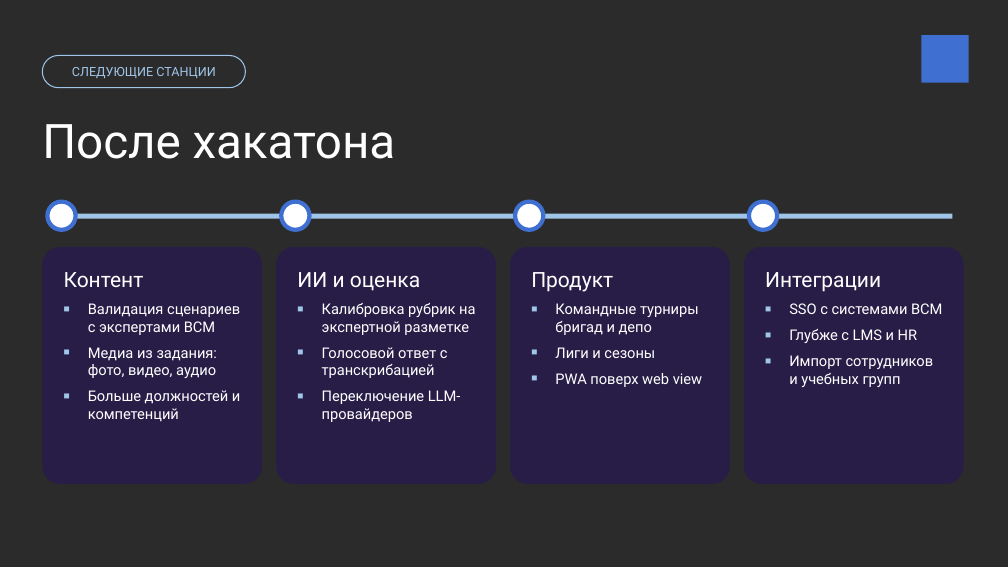
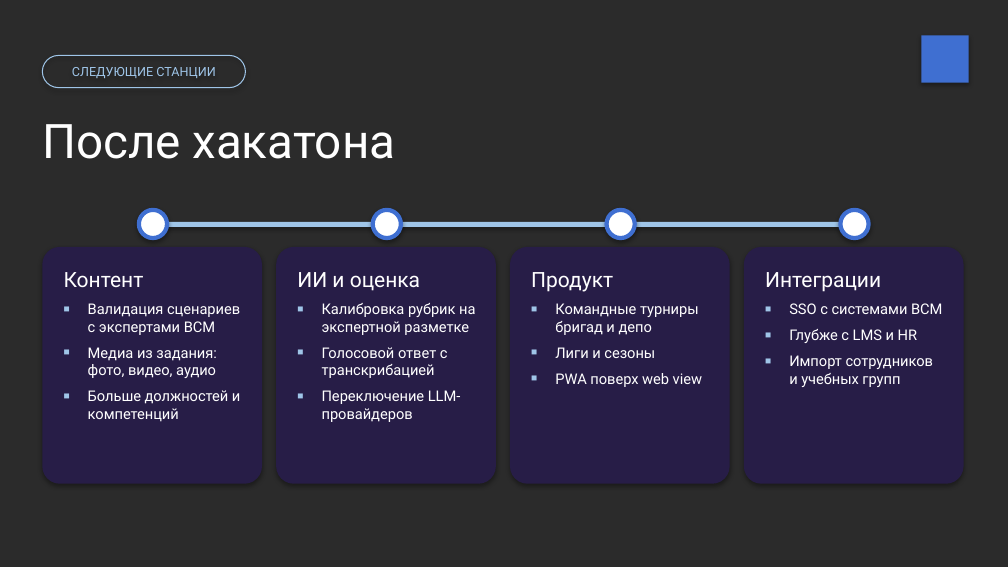
Before and after one commit to tuhlopuz1/mosgortrans-presentation, a slide deck: slide 13 of Магистраль 400 — финал.pptx. Drawn at 1008x567 pixels with LibreOffice and Linux fonts; fonts in the diff are those of the drawing; background and template pictures are left out; a plain dark background stands for a picture behind light text. Boxes give left, top, right and bottom in pixels: in the first picture for what was removed or moved away, otherwise in the second. Text is boxed around its words. In the diff, an @@ line names an element or a change of style, - is before the commit and + after.

```diff
--- a/Магистраль 400 — финал.pptx
+++ b/Магистраль 400 — финал.pptx
@@ rectangle: place and size @@
-rectangle at [55,214,953,219]
+rectangle at [147,222,866,227]
@@ shadow on in 9 elements at [42,247,262,484], [276,247,496,484], [510,247,730,484], [744,247,964,484], [147,222,866,227], [841,210,869,238], [139,210,167,238], [373,210,401,238], [607,210,635,238] @@
@@ 4 ellipses: place and size @@
-4 ellipses at [47,202,777,230]
+4 ellipses at [139,210,869,238]
```
Also in this commit, not shown: 12 other slides changed, 1 other file.
